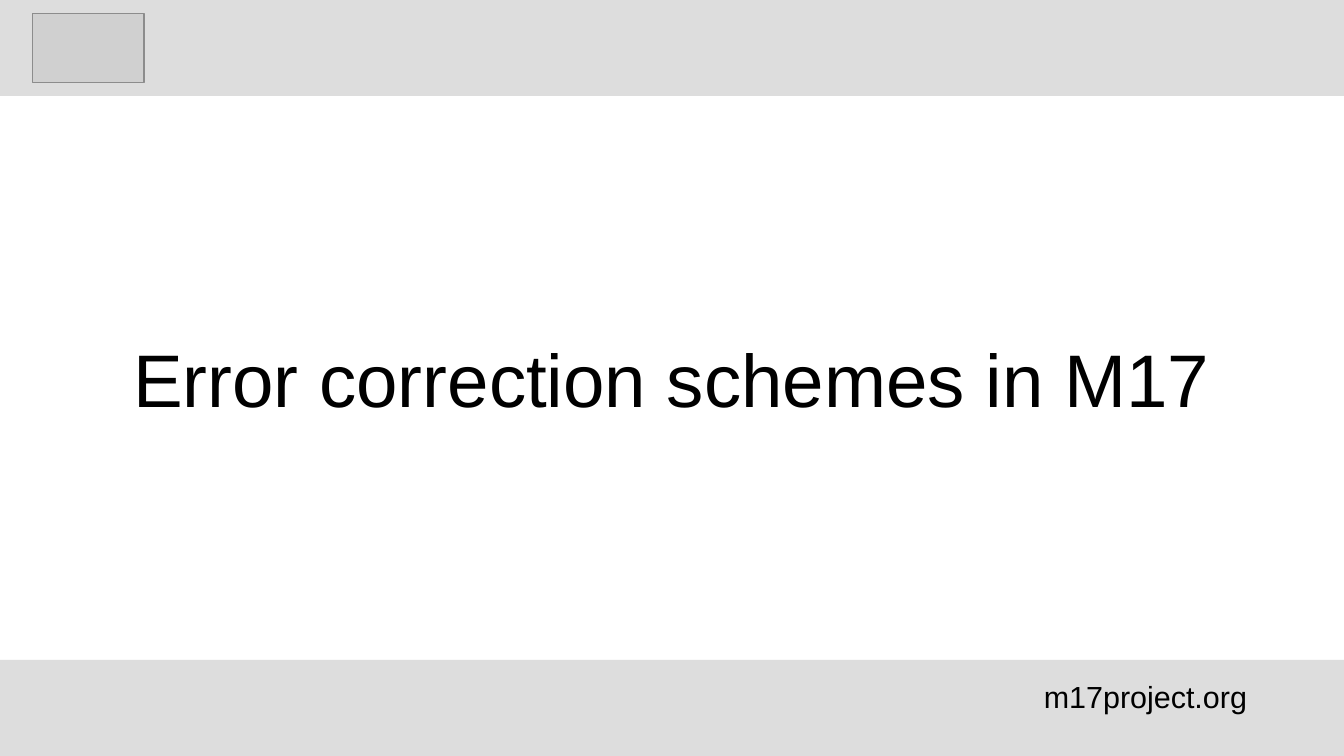
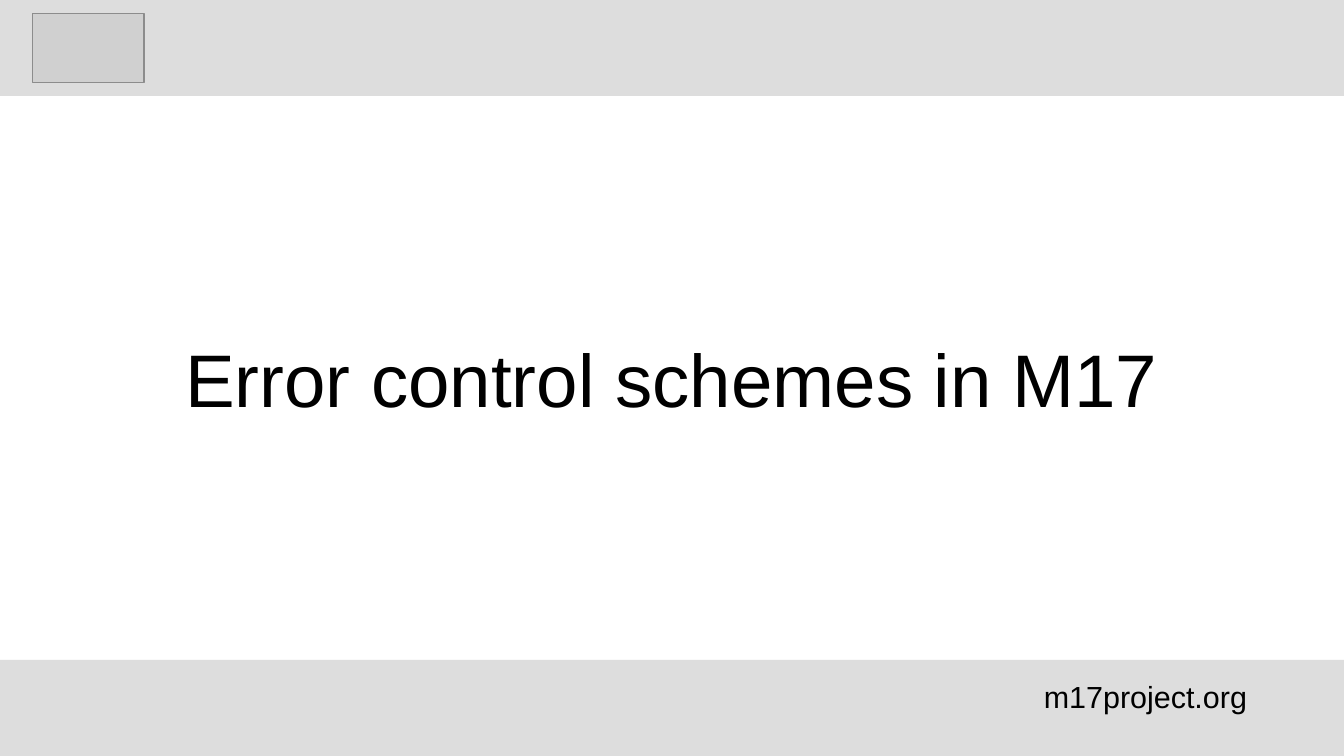
Before and after one commit to M17-Project/M17_education, a slide deck: slide 1 of English/M17_error control_schemes_en.odp. Drawn at 1344x756 pixels with LibreOffice and Linux fonts; fonts in the diff are those of the drawing; grey boxes stand for pictures. Boxes give left, top, right and bottom in pixels: in the first picture for what was removed or moved away, otherwise in the second. Text is boxed around its words. In the diff, an @@ line names an element or a change of style, - is before the commit and + after.

```diff
--- a/English/M17_error control_schemes_en.odp
+++ b/English/M17_error control_schemes_en.odp
@@ title at (x1=185, y1=353, x2=1157, y2=408): text changed @@
-Error correction schemes in M17
+Error control schemes in M17
```
Also in this commit, not shown: 1 other slide changed, 11 slides added, 1 other file.
